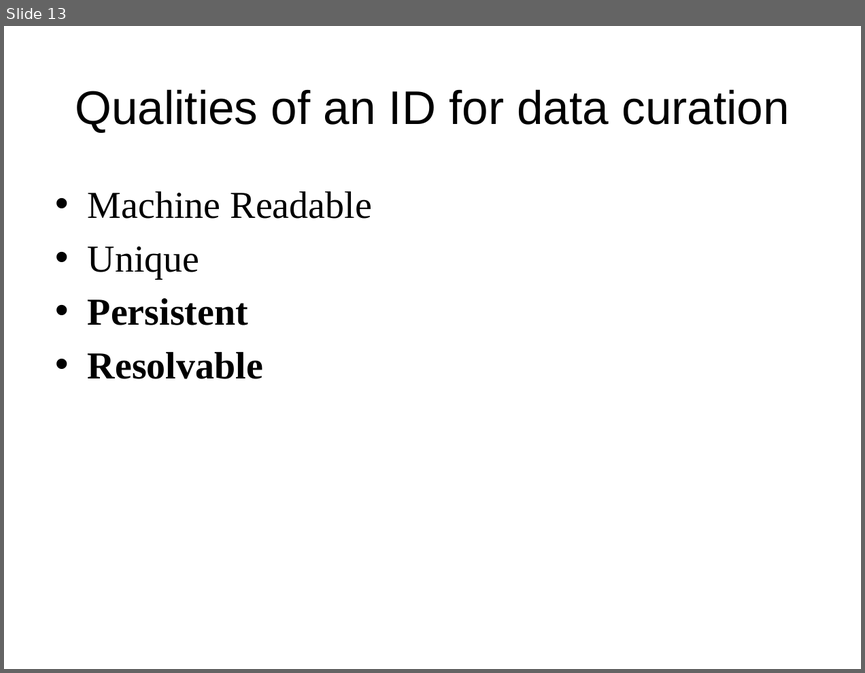
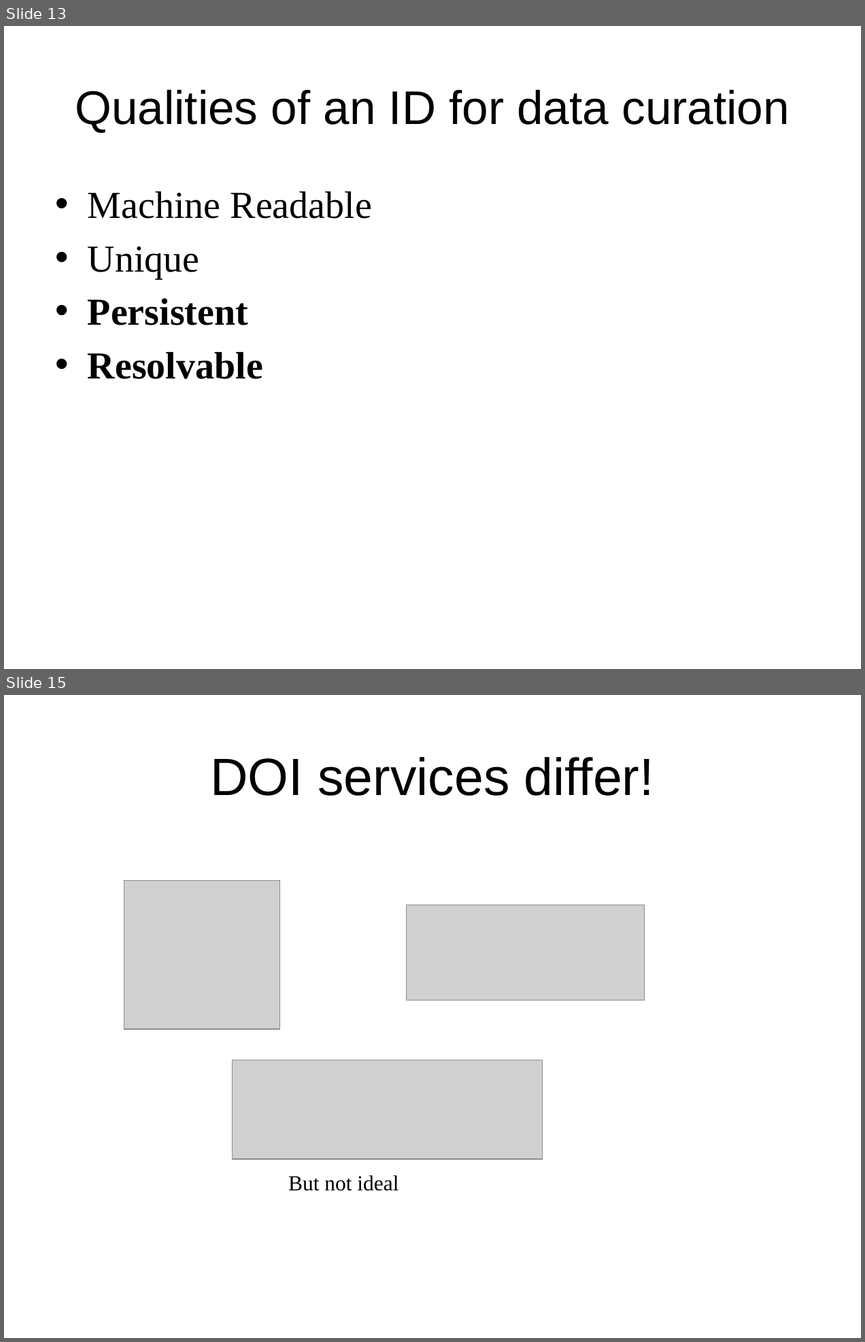
Before and after one commit to DataCurationWorkshop/HongKongCurationWorkshop, a slide deck: Day_1/Lectures/Slides/Day_1_Lecture_Identifier.pptx. Shown one above the other, each under a label of ours: slide 13 before the commit, slides 13 and 15 after it; the slides between them are not shown. The pictures are 865x673 and 865x1342 pixels, drawn with LibreOffice and Linux fonts; fonts in the diff are those of the drawing; grey boxes stand for pictures; background and template pictures are left out. Boxes give left, top, right and bottom in pixels: in the first picture for what was removed or moved away, otherwise in the second. Text is boxed around its words. In the diff, an @@ line names an element or a change of style, - is before the commit and + after.

Commit message:
adding identifier text and slides - almost done

```diff
--- a/Day_1/Lectures/Slides/Day_1_Lecture_Identifier.pptx
+++ b/Day_1/Lectures/Slides/Day_1_Lecture_Identifier.pptx
@@ slide 15 added at (4,695,861,1338), background #FFFFFF @@
@@ title added at (210,757,654,796), 44 pt, text #000000 @@
+DOI services differ!
@@ picture added at (124,880,280,1028) @@
@@ picture added at (406,905,644,1000) @@
@@ picture added at (232,1060,542,1159) @@
@@ text added at (288,1175,398,1191), 18 pt, text #000000 @@
+But not ideal
```
Also in this commit, not shown: 6 slides changed, 3 other slides added, 1 slide removed, 2 other files.
